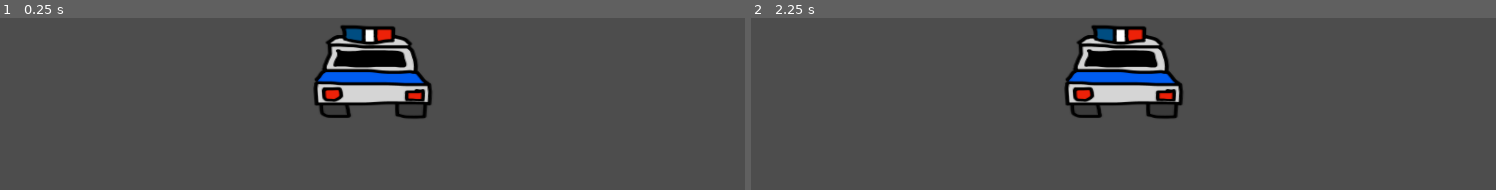
Above: before the commit, frames 1-2 (left to right).
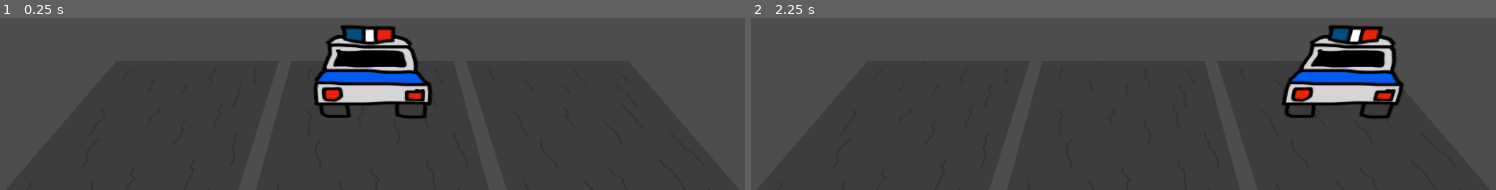
Above: after the commit, the same moments.

Repository: StrangePan/Magnum-Mag
Game: Godot game, scene res://main.tscn
Same seed, same stepped clock (60 frames per second), same inputs: the game is played once before the commit and once after it.
Inputs:
- Up to frame 1 (0.25 s): no input
- Up to frame 2 (2.25 s): tap Enter at 0.5, 2 s; hold Right (move_right) 0.53-1.28 s; tap Space at 1.25 s; hold Left (move_left) 1.28-2.03 s; hold Right (move_right) from 2.03 s (still down)

The runs differ from the first frame. In frame 1, 0.6% of the frame differs, in the area x 3-96%, y 25-100%; in frame 2, 12%, in the area x 3-96%, y 4-100%.

Commit message:
Move cruiser between lanes

Diff:
--- a/cruiser.gd
+++ b/cruiser.gd
@@ -1,14 +1,24 @@
 extends Node
 
 
-# Called when the node enters the scene tree for the first time.
-func _ready():
-	pass # Replace with function body.
+@export var lanes: Array[Node]
+
+var laneIndex: int
 
 
+# Called when the node enters the scene tree for the first time.
+func _ready() -> void:
+	laneIndex = (lanes.size() + 1) / 2
+
+func setLane(index: int) -> void:
+	laneIndex = clamp(index, 0, lanes.size() - 1)
+	self.position.x = lanes[laneIndex].position.x
+
 # Called every frame. 'delta' is the elapsed time since the previous frame.
-func _process(_delta):
+func _process(_delta: float) -> void:
 	if (Input.is_action_just_pressed("move_left")):
+		setLane(laneIndex - 1)
 		print("Move left")
 	if (Input.is_action_just_pressed("move_right")):
+		setLane(laneIndex + 1)
 		print("Move right")
--- a/main.tscn
+++ b/main.tscn
@@ -1,6 +1,7 @@
-[gd_scene load_steps=2 format=3 uid="uid://4nhtmcwk8oot"]
+[gd_scene load_steps=3 format=3 uid="uid://4nhtmcwk8oot"]
 
 [ext_resource type="PackedScene" uid="uid://calgtd0le25dy" path="res://cruiser.tscn" id="1_badot"]
+[ext_resource type="PackedScene" uid="uid://ctiuuh15yanr3" path="res://Lane.tscn" id="2_ve81j"]
 
 [node name="Main" type="Node3D"]
 
@@ -8,4 +9,14 @@
 transform = Transform3D(1, -4.96191e-16, 3.16108e-16, 3.16108e-16, 0.906308, 0.422618, -4.96191e-16, -0.422618, 0.906308, 2.08165e-12, 10, 10)
 fov = 55.0
 
-[node name="Cruiser" parent="." instance=ExtResource("1_badot")]
+[node name="Cruiser" parent="." node_paths=PackedStringArray("lanes") instance=ExtResource("1_badot")]
+lanes = [NodePath("../LeftLane"), NodePath("../MiddleLane"), NodePath("../RightLane")]
+
+[node name="MiddleLane" parent="." instance=ExtResource("2_ve81j")]
+transform = Transform3D(1, 0, 0, 0, 1, 0, 0, 0, 1, 2.08165e-12, 2.08165e-12, 2.08165e-12)
+
+[node name="RightLane" parent="." instance=ExtResource("2_ve81j")]
+transform = Transform3D(1, 0, 0, 0, 1, 0, 0, 0, 1, 6.5, 2.08165e-12, 2.08165e-12)
+
+[node name="LeftLane" parent="." instance=ExtResource("2_ve81j")]
+transform = Transform3D(1, 0, 0, 0, 1, 0, 0, 0, 1, -6.5, 2.08165e-12, 2.08165e-12)
